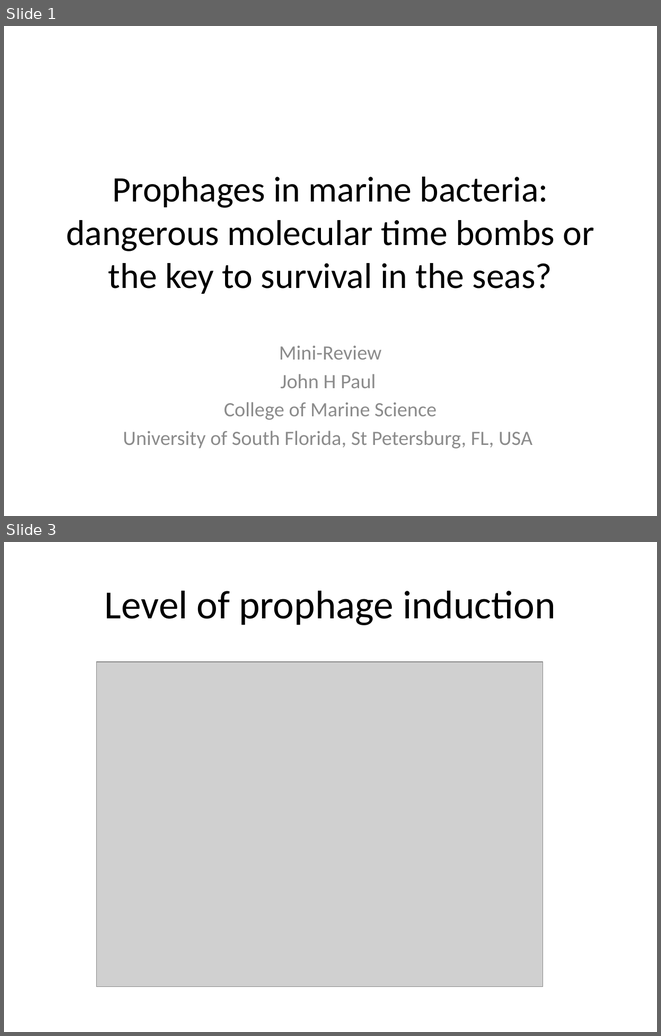
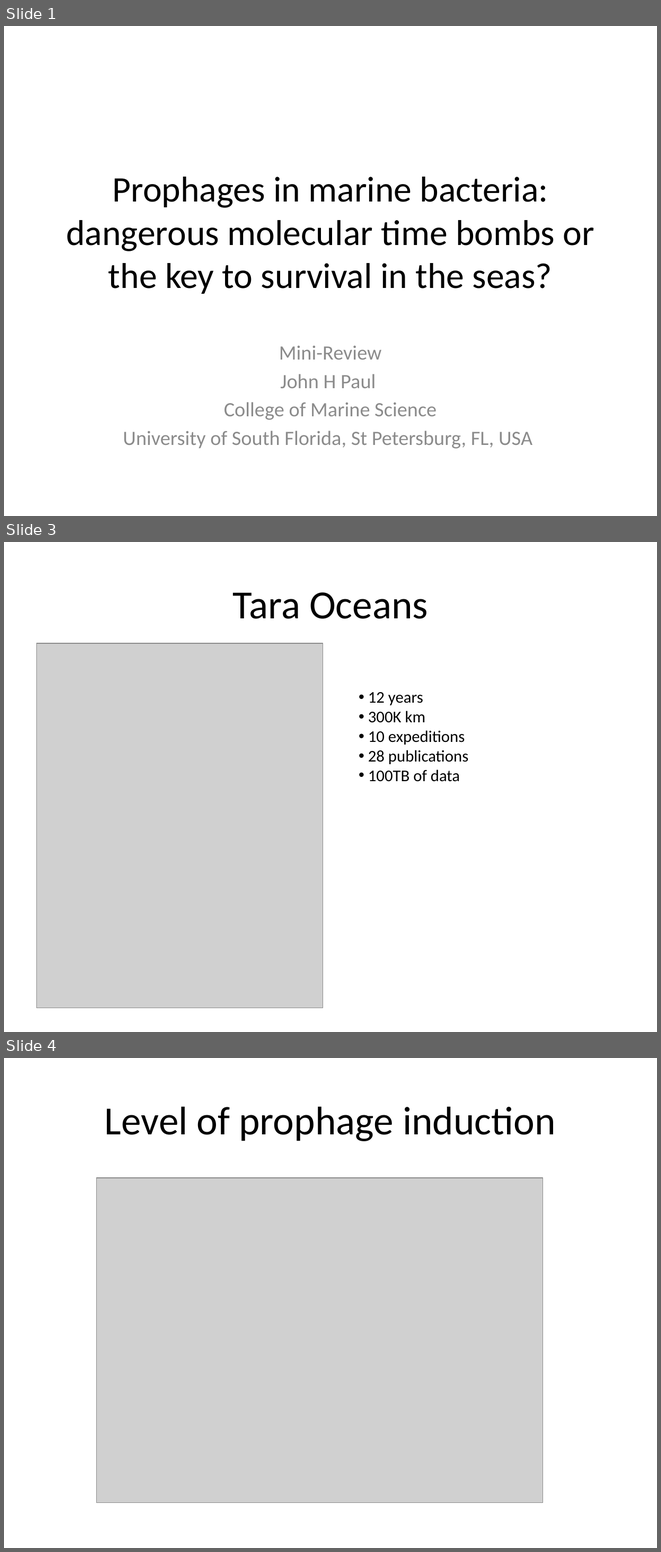
Before and after one commit to kyclark/abe501, a slide deck: litreview.pptx. Shown one above the other, each under a label of ours: slides 1 and 3 before the commit, slides 1, 3 and 4 after it; the slides between them are not shown. The pictures are 661x1036 and 661x1552 pixels, drawn with LibreOffice and Linux fonts; fonts in the diff are those of the drawing; grey boxes stand for pictures. Boxes give left, top, right and bottom in pixels: in the first picture for what was removed or moved away, otherwise in the second. Text is boxed around its words. In the diff, an @@ line names an element or a change of style, - is before the commit and + after.

```diff
--- a/litreview.pptx
+++ b/litreview.pptx
@@ slide 3 added at (4, 542, 657, 1032), background #FFFFFF @@
@@ title added at (232, 592, 428, 619), 44 pt, text #000000 @@
+Tara Oceans
@@ picture added at (37, 643, 323, 1007) @@
@@ text added at (368, 692, 468, 782), 18 pt, text #000000 @@
+• 12 years
+• 300K km
+• 10 expeditions
+• 28 publications
+• 100TB of data
@@ what was slide 3 is now slide 4 @@
```
Also in this commit, not shown: 1 other slide added, 1 slide removed, 6 other files.
